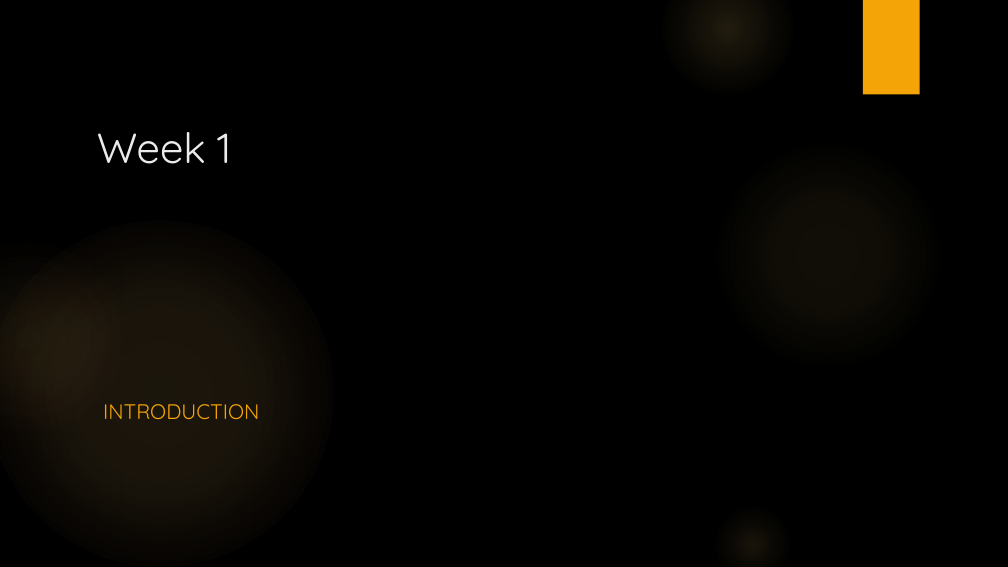
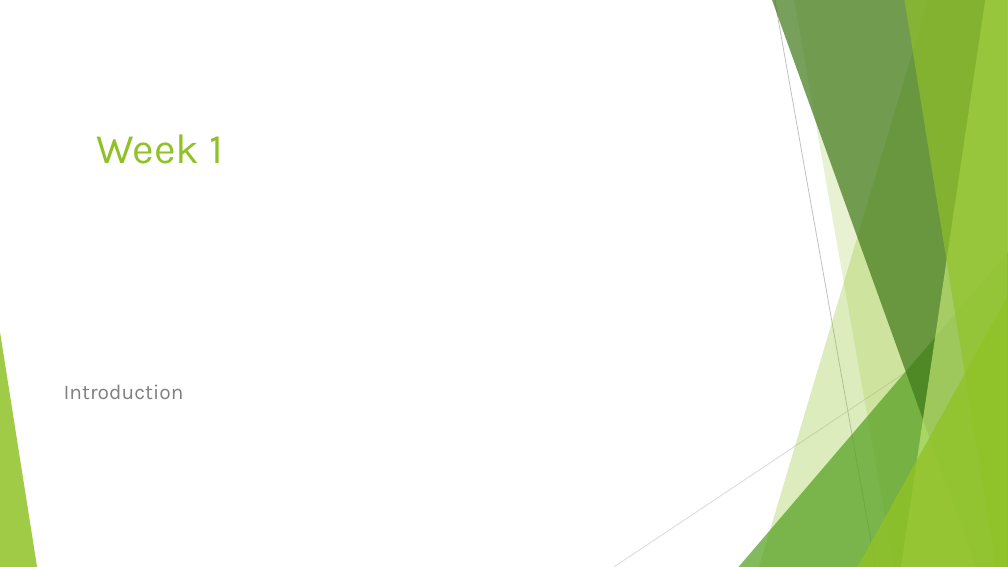
Before and after one commit to sd110/QP, a slide deck: slide 8 of QP Week 1.pptx. Drawn at 1008x567 pixels with LibreOffice and Linux fonts; fonts in the diff are those of the drawing; background and template pictures are left out. Boxes give left, top, right and bottom in pixels: in the first picture for what was removed or moved away, otherwise in the second. Text is boxed around its words. In the diff, an @@ line names an element or a change of style, - is before the commit and + after.

```diff
--- a/QP Week 1.pptx
+++ b/QP Week 1.pptx
@@ background picture (left out) to #FFFFFF @@
@@ title "Week 1" at (97,134,224,164): font Quicksand to Karla, text colour #EBEBEB to #90C226 @@
@@ ellipse removed at (662,0,794,95) @@
@@ rectangle removed at (863,0,920,95) @@
@@ ellipse removed at (712,138,944,371) @@
@@ ellipse removed at (0,221,333,567) @@
@@ ellipse removed at (0,240,126,435) @@
@@ group added at (0,0,1008,567): 5 freeform shapes, 3 triangles, 2 lines @@
@@ text at (64,384,184,399): text changed; font Quicksand to Karla; text colour #F5A408 to #808080 @@
-INTRODUCTION
+Introduction
@@ ellipse removed at (712,504,793,567) @@
```
Also in this commit, not shown: 13 other slides changed, 1 other file.
